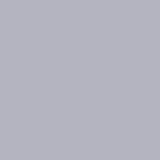
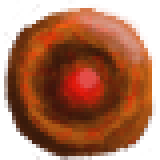
Revision of a layered w=160, h=160 image; what changed, layer by layer:
added layer "powerup" above "背景" over [0, 0, 156, 160]
hid "背景", painted on it over [0, 0, 160, 160]
